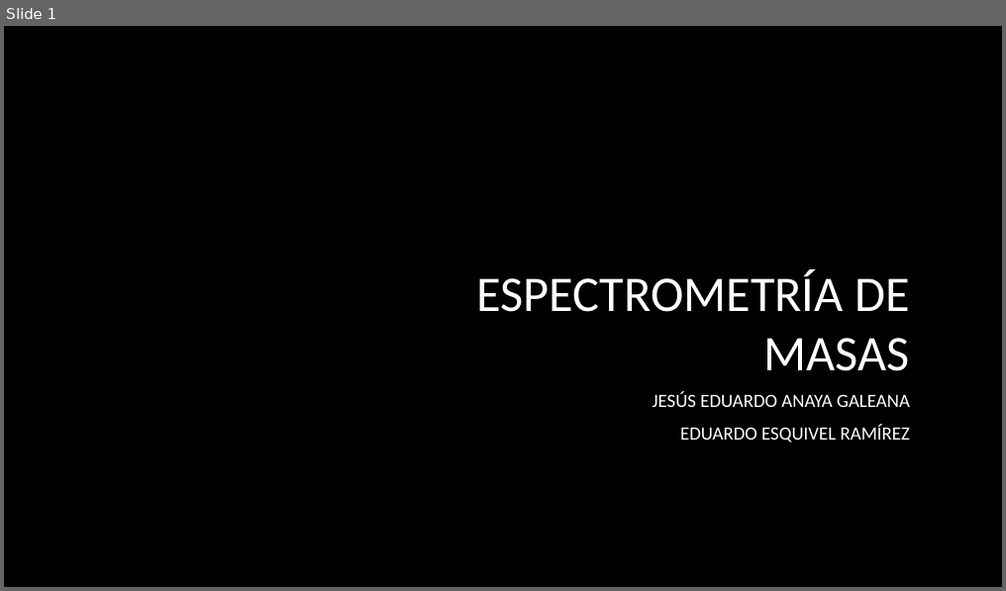
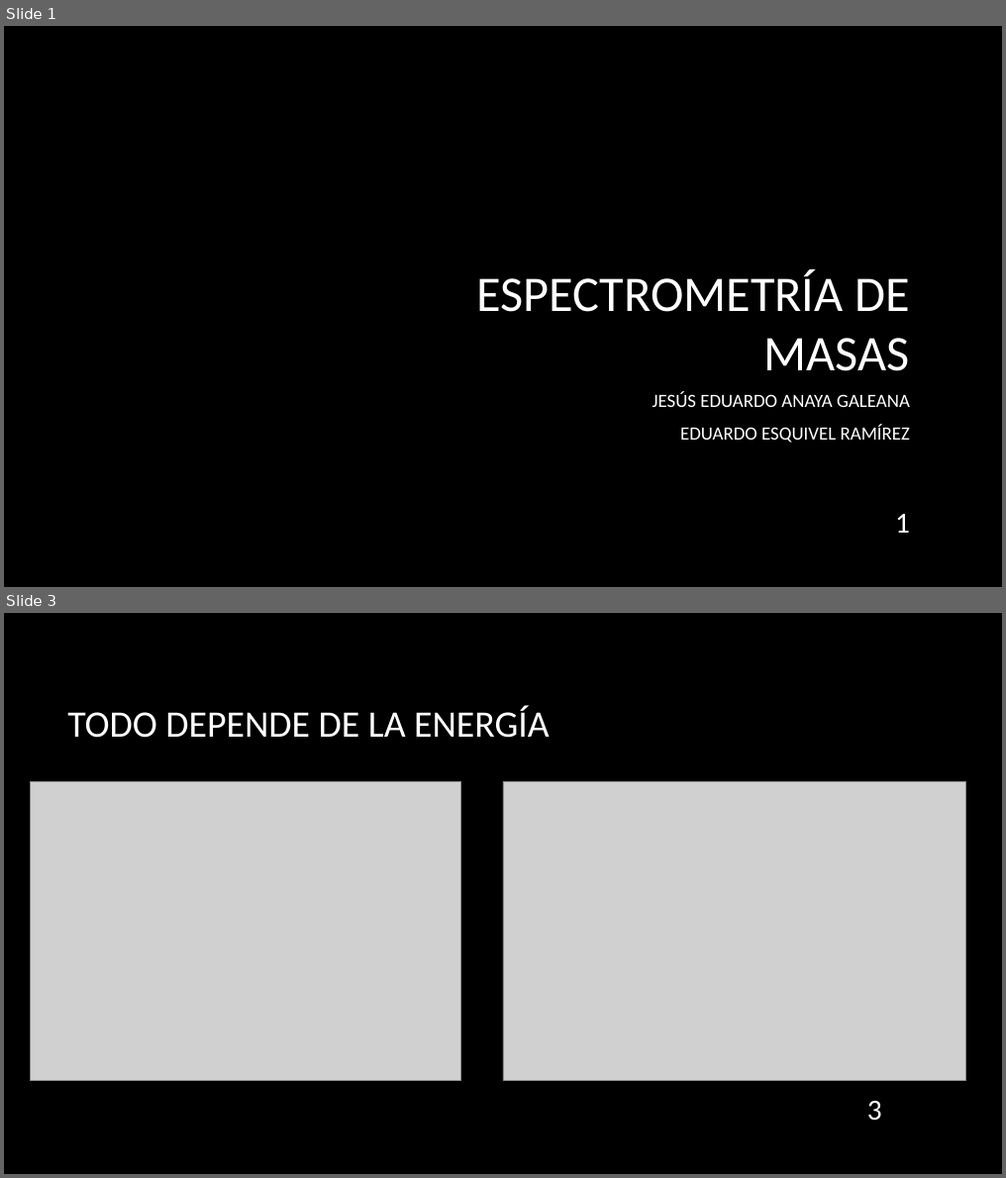
Before and after one commit to EduardoEsquivel/Ciencias, a slide deck: 9no Semestre/Laboratorio de Física Contemporánea 2/Practica 2/Espectrometría de masas.pptx. Shown one above the other, each under a label of ours: slide 1 before the commit, slides 1 and 3 after it; the slides between them are not shown. The pictures are 1006x591 and 1006x1178 pixels, drawn with LibreOffice and Linux fonts; fonts in the diff are those of the drawing; grey boxes stand for pictures; background and template pictures are left out. Boxes give left, top, right and bottom in pixels: in the first picture for what was removed or moved away, otherwise in the second. Text is boxed around its words. In the diff, an @@ line names an element or a change of style, - is before the commit and + after.

```diff
--- a/9no Semestre/Laboratorio de Física Contemporánea 2/Practica 2/Espectrometría de masas.pptx
+++ b/9no Semestre/Laboratorio de Física Contemporánea 2/Practica 2/Espectrometría de masas.pptx
@@ slide 3 added at [4,613,1002,1174], background picture (left out) @@
@@ title added at [67,706,549,738], 36 pt, text #FFFFFF @@
+TODO DEPENDE DE LA ENERGÍA
@@ picture added at [30,782,461,1081] @@
@@ picture added at [503,782,966,1081] @@
@@ page number added at [867,1101,882,1121], 28 pt, text #FFFFFF @@
+3
@@ slide 1 changed as well @@
@@ page number added at [895,514,910,533], 28 pt, text #FFFFFF @@
+1
```
Also in this commit, not shown: 21 other slides added, 1 slide removed, 22 other files.
